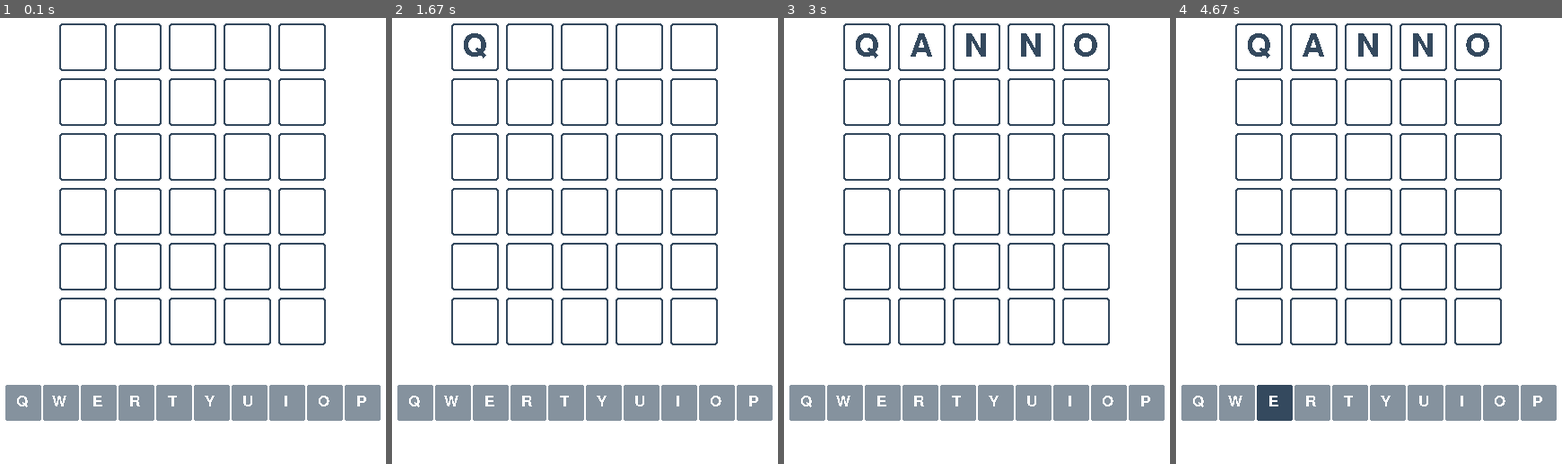
Above: before the commit, frames 1-4 (left to right).
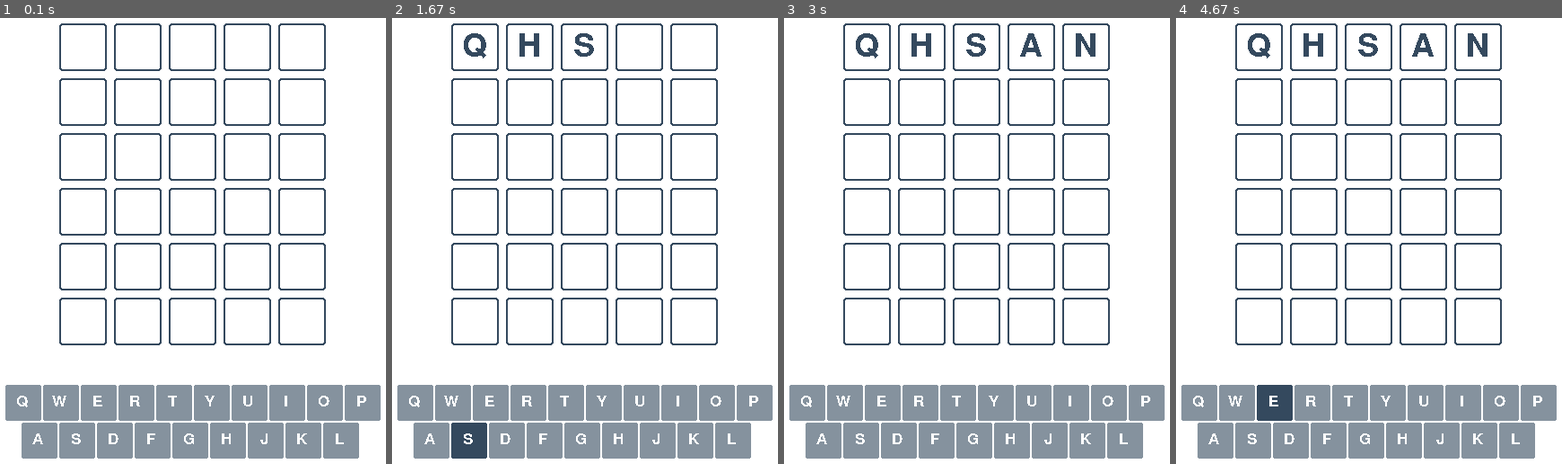
Above: after the commit, the same moments.

Repository: Julka235/Wordle-Project
Game: pygame game, started from main.py
Two runs of this game, one before a commit and one after it. Both use one fixed random seed, a clock stepped at 60 frames per second and the inputs below.
Inputs (mouse positions are in pixels of both pictures, inside the frame that each line leads up to):
- Up to frame 1 (0.1 s): no input
- Up to frame 2 (1.67 s): click "Q" at 0.38 s; click (631, 432) at 0.72 s; click (446, 200) at 1.05 s; click (469, 437) at 1.38 s, where only the run after the commit has a clickable "S"
- Up to frame 3 (3 s): type "ann" at 1.67 s; tap Enter at 2 s; click (957, 455) at 2.22 s; click (1092, 392) at 2.55 s; click (915, 165) at 2.88 s
- Up to frame 4 (4.67 s): click (1365, 441) at 3.22 s, where only the run after the commit has a clickable "G"; click (1507, 276) at 3.55 s; click (1527, 414) at 3.88 s; click (1237, 169) at 4.22 s; click (1264, 401) at 4.55 s

The runs differ from the first frame. In frame 1, 6.5% of the frame differs, in the area x 5-94%, y 90-99%; in frame 2, 6.8%; in frame 3, 7.1%, in the area x 5-94%, y 3-99%; in frame 4, 7.1%.

Commit message:
added second row of keyboard

Diff:
--- a/main.py
+++ b/main.py
@@ -24,6 +24,7 @@
 WORD_LEN = 5
 
 FIRST_LETTERS = 'QWERTYUIOP'
+SECOND_LETTERS = 'ASDFGHJKL'
 
 # Initialize pygame and create <screen>
 pygame.init()
@@ -115,6 +116,19 @@
         for button in FIRST_ROW:
             button.display()
 
+        # keyboard's second row
+        SECOND_ROW = []
+        y += KEY_SIZE + KEY_MARGIN
+        x = WINDOW_KEY_MARGIN + KEY_SIZE // 2
+        for letter in SECOND_LETTERS:
+            button = Button((x, y), (KEY_SIZE, KEY_SIZE), letter)
+            SECOND_ROW.append(button)
+            x += KEY_SIZE + KEY_MARGIN
+        for button in SECOND_ROW:
+            button.display()
+
+        # keyboard's last row
+
         # display answer if failed to guess
         if len(guessed_words) == TRIES and guessed_words[TRIES-1] != guessword:
             game_status = True
@@ -127,6 +141,10 @@
                 showing = False
             elif event.type == pygame.MOUSEBUTTONDOWN:
                 for button in FIRST_ROW:
+                    if button.area.collidepoint(event.pos):
+                        if len(input) < WORD_LEN:
+                            input += button.letter
+                for button in SECOND_ROW:
                     if button.area.collidepoint(event.pos):
                         if len(input) < WORD_LEN:
                             input += button.letter
